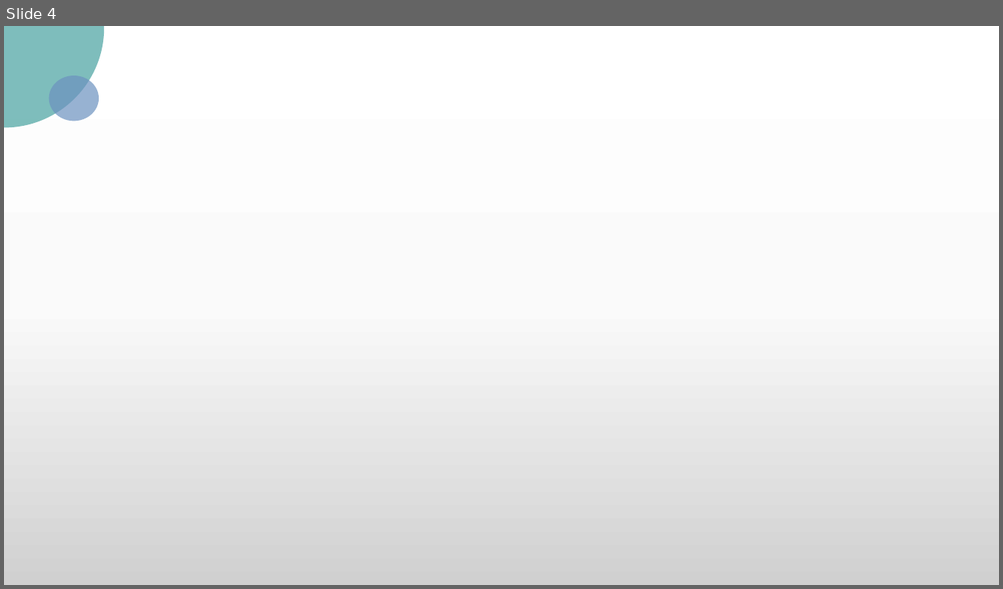
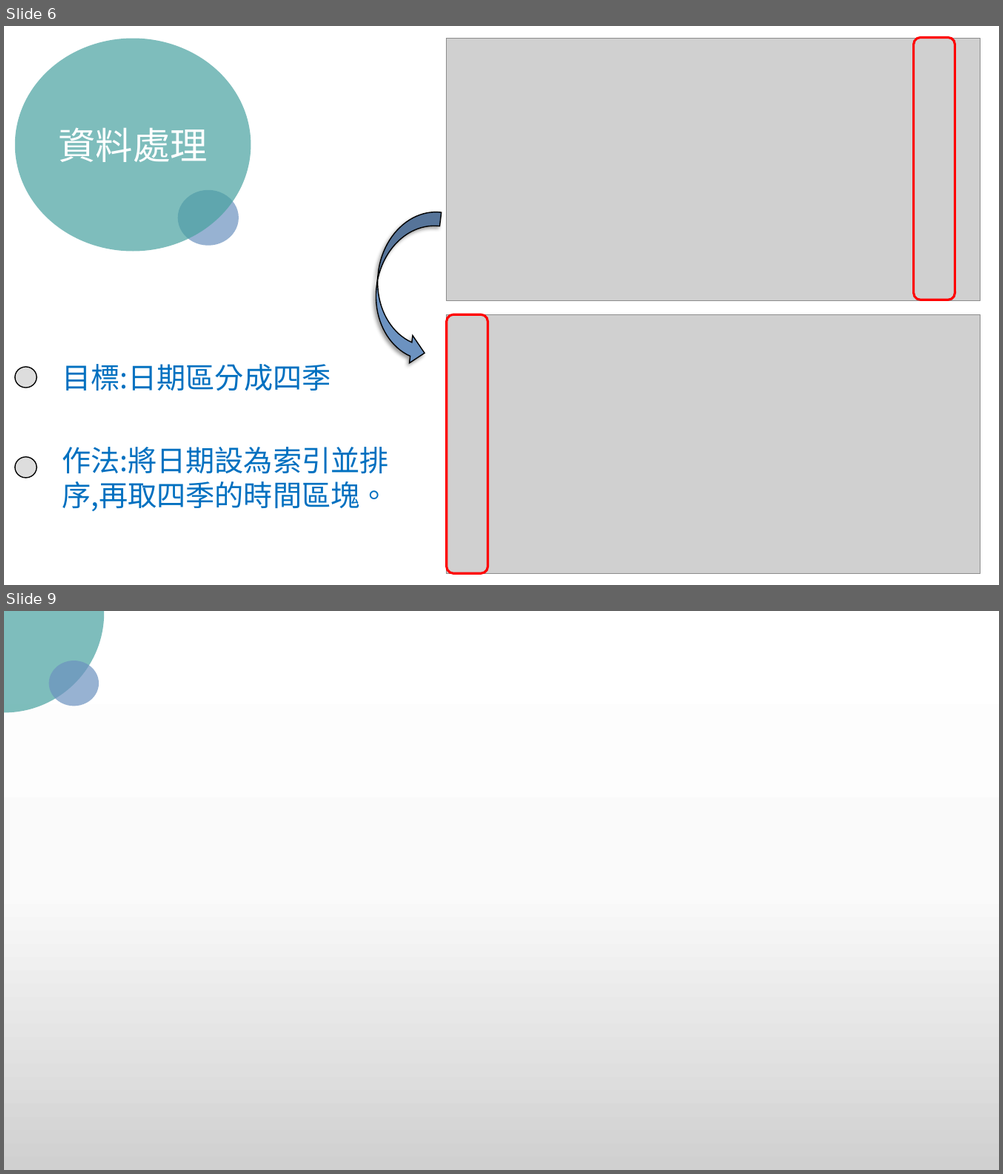
Before and after one commit to Crystal9202/SideProject02-DataAnalysis, a slide deck: Sideprojetc.pptx. Shown one above the other, each under a label of ours: slide 4 before the commit, slides 6 and 9 after it; the slides between them are not shown. The pictures are 1003x589 and 1003x1174 pixels, drawn with LibreOffice and Linux fonts; fonts in the diff are those of the drawing; grey boxes stand for pictures; background and template pictures are left out. Boxes give left, top, right and bottom in pixels: in the first picture for what was removed or moved away, otherwise in the second. Text is boxed around its words. In the diff, an @@ line names an element or a change of style, - is before the commit and + after.

```diff
--- a/Sideprojetc.pptx
+++ b/Sideprojetc.pptx
@@ slide 6 added at box(4, 26, 999, 585), background picture (left out) @@
@@ ellipse added at box(15, 38, 251, 251), fill #48A2A0 at 70% opacity, 36 pt, text #FFFFFF @@
+資料處理
@@ picture added at box(447, 38, 980, 301) @@
@@ rounded rectangle added at box(913, 37, 955, 300), outline #FF0000 2.25 pt @@
@@ ellipse added at box(178, 190, 239, 245), fill #6C92C0 at 70% opacity @@
@@ curved left arrow added at box(368, 206, 441, 367), fill #6C92C0, outline #000000 1 pt @@
@@ picture added at box(447, 315, 980, 574) @@
@@ rounded rectangle added at box(447, 315, 487, 574), outline #FF0000 2.25 pt @@
@@ ellipse added at box(15, 367, 37, 388), fill #DDDDDD, outline #000000 1 pt @@
@@ text added at box(62, 364, 330, 391), 28 pt, text #0070C0 @@
+目標:日期區分成四季
@@ text added at box(62, 447, 388, 511), 28 pt, text #0070C0 @@
+作法:將日期設為索引並排序,再取四季的時間區塊。
@@ ellipse added at box(15, 457, 37, 478), fill #DDDDDD, outline #000000 1 pt @@
@@ what was slide 4 is now slide 9 @@
```
Also in this commit, not shown: 3 slides changed, 14 other slides added, 8 slides removed, 3 other files.
